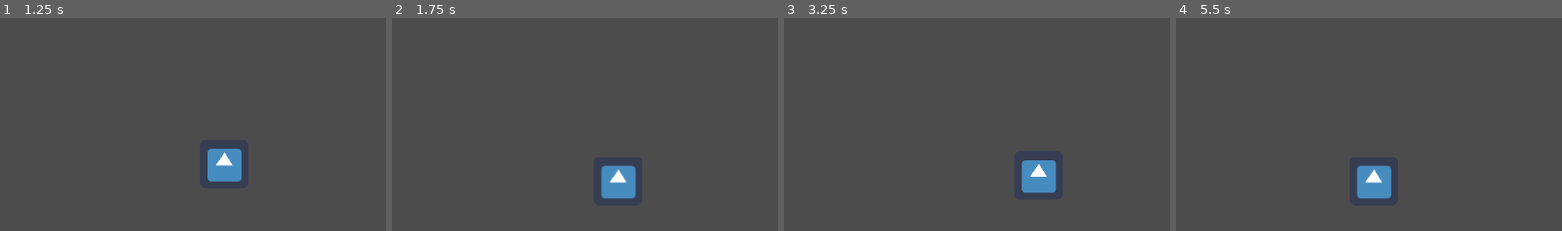
Above: before the commit, frames 1-4 (left to right).
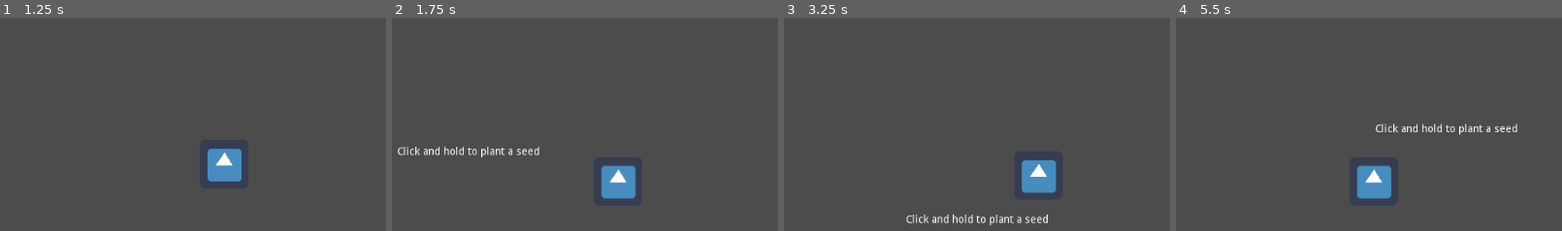
Above: after the commit, the same moments.

Repository: HedgeLizards/GGJ22
Game: Godot game, scene res://scenes/Main.tscn
Same seed, same stepped clock (60 frames per second), same inputs: the game is played once before the commit and once after it. The engine's default icon, where the game draws it, is replaced by a stand-in: a white triangle on a blue panel in a dark square.
Inputs (mouse positions are in pixels of both pictures, inside the frame that each line leads up to):
- Up to frame 1 (1.25 s): tap Enter at 0.5 s; move the mouse to (outside the picture) at 0.52 s; hold D (right) from 0.53 s (still down); click (outside the picture) at 0.67 s
- Up to frame 2 (1.75 s): move the mouse to (469, 171) at 1.27 s; release D (right) at 1.28 s; hold S (down) from 1.28 s (still down); click (469, 171) at 1.42 s
- Up to frame 3 (3.25 s): move the mouse to (1092, 49) at 2.02 s; release S (down) at 2.03 s; hold D (right) 2.03-2.78 s; click (1092, 49) at 2.17 s; move the mouse to (outside the picture) at 2.77 s; hold W (up) from 2.78 s (still down); click (outside the picture) at 2.92 s
- Up to frame 4 (5.5 s): move the mouse to (outside the picture) at 3.52 s; release W (up) at 3.53 s; hold A (left) 3.53-5.03 s; click (outside the picture) at 3.67 s; move the mouse to (outside the picture) at 4.27 s; click (outside the picture) at 4.42 s; move the mouse to (1446, 150) at 5.02 s; hold S (down) from 5.03 s (still down); click (1446, 150) at 5.17 s

Frame 1 is identical in both runs. In frame 2, 0.7% of the frame differs, in the area x 1-39%, y 60-66%; in frame 3, 0.7%, in the area x 31-69%, y 92-98%; in frame 4, 0.6%.

Commit message:
implemented Tooltip

Diff:
--- a/scenes/Main.tscn
+++ b/scenes/Main.tscn
@@ -1,8 +1,24 @@
-[gd_scene load_steps=2 format=2]
+[gd_scene load_steps=3 format=2]
 
 [ext_resource path="res://scenes/Player.tscn" type="PackedScene" id=1]
+[ext_resource path="res://scripts/Tooltip.gd" type="Script" id=2]
 
 [node name="Main" type="Node"]
 
 [node name="Player" parent="." instance=ExtResource( 1 )]
 position = Vector2( 467, 319 )
+
+[node name="Tooltip" type="Label" parent="."]
+visible = false
+text = "Click and hold to plant a seed"
+align = 1
+valign = 2
+script = ExtResource( 2 )
+__meta__ = {
+"_edit_use_anchors_": false
+}
+
+[node name="Tween" type="Tween" parent="Tooltip"]
+
+[connection signal="tween_completed" from="Tooltip/Tween" to="Tooltip" method="_on_Tween_tween_completed"]
+[connection signal="tween_step" from="Tooltip/Tween" to="Tooltip" method="_on_Tween_tween_step"]
--- /dev/null
+++ b/scripts/Tooltip.gd
@@ -0,0 +1,47 @@
+extends Label
+
+var animation = 0
+
+onready var Player = $'../Player'
+onready var viewport = get_viewport()
+
+func update_position_and_visibility(mouse_position):
+	if mouse_position.distance_to(Player.position) < 200:
+		rect_position = mouse_position - Vector2(rect_size.x / 2, rect_size.y + 20)
+
+		Input.set_default_cursor_shape(CURSOR_POINTING_HAND)
+
+		visible = true
+	else:
+		Input.set_default_cursor_shape(CURSOR_ARROW)
+
+		visible = false
+
+func _input(event):
+	if event is InputEventMouseMotion && animation == 0:
+		update_position_and_visibility(event.position)
+	elif event is InputEventMouseButton && event.button_index == BUTTON_LEFT:
+		if event.pressed:
+			visible_characters = 0
+
+			$Tween.interpolate_property(self, 'animation', null, 1, 2)
+			$Tween.start()
+		else:
+			visible_characters = -1
+
+			if animation > 0:
+				$Tween.remove_all()
+
+				_on_Tween_tween_completed(null, null)
+
+func _on_Tween_tween_step(object, key, elapsed, value):
+	update()
+
+func _on_Tween_tween_completed(object, key):
+	animation = 0
+
+	update_position_and_visibility(viewport.get_mouse_position())
+	update()
+
+func _draw():
+	draw_rect(Rect2(rect_size.x / 2 - 80, 0, 160 * animation, rect_size.y), Color.green)
